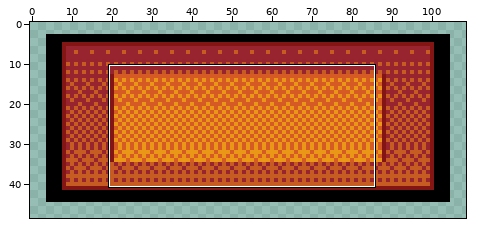
Two states of a pixel-art file, Assets/Sprites/ButtonBackground.ase. Above, an overview of the earlier version with the close-up marked.
Close-up. Before the commit:
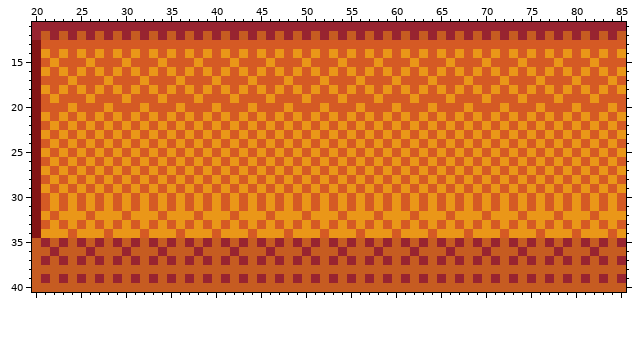
110x50 pixels, 1 frame. Shown: x 20..85, y 11..40. The wide view leaves out empty margins.
The result:
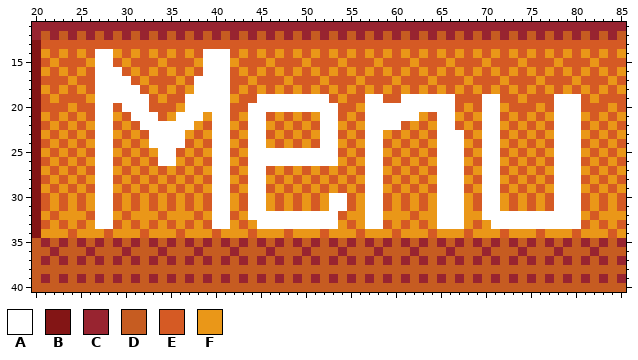
Palette (. is transparent): A #ffffff  B #831515  C #982430  D #c65c21  E #d55a24  F #ea9718
The commit says: Changes to menus and halfway done hooking up panels to prefabs
Difference:
layer "Menu" added
Changed rows in their new state; - is an unchanged pixel.
Layer "Menu":
first column x 27:
14 AA----------AAA---------------------------------------
15 AA----------AAA---------------------------------------
16 AAA---------AAA---------------------------------------
17 AAAA-------AAAA---------------------------------------
18 AAAAA------AAAA---------------------------------------
19 AAAAAA----AAAAA---AAAAAAAA----AA--AAAAAA---AA------AAA
20 AA-AAA----AAAAA--AAAAAAAAAA---AAAAAAAAAA---AA------AAA
21 AA--AAA--AAA-AA--AA------AA---AAAAAA--AA---AA------AAA
22 AA---AAAAAA--AA--AA------AA---AAAA----AA---AA------AAA
23 AA----AAAA---AA--AA------AA---AA------AAA--AA------AAA
24 AA----AAAA---AA--AA------AA---AA------AAA--AA------AAA
25 AA-----AA----AA--AAAAAAAAAA---AA------AAA--AA------AAA
26 AA-----AA----AA--AAAAAAAAAA---AA------AAA--AA------AAA
27 AA-----------AA--AA-----------AA------AAA--AA------AAA
28 AA-----------AA--AA-----------AA------AAA--AA------AAA
29 AA-----------AA--AA-----------AA------AAA--AA------AAA
30 AA-----------AA--AA-------AA--AA------AAA--AA------AAA
31 AA-----------AA--AA-------AA--AA------AAA--AA------AAA
32 AA-----------AA--AAAAAAAAAA---AA------AAA--AAAAAAAAAAA
33 AA-----------AA---AAAAAAAAA---AA------AAA---AAAAAAAAAA
